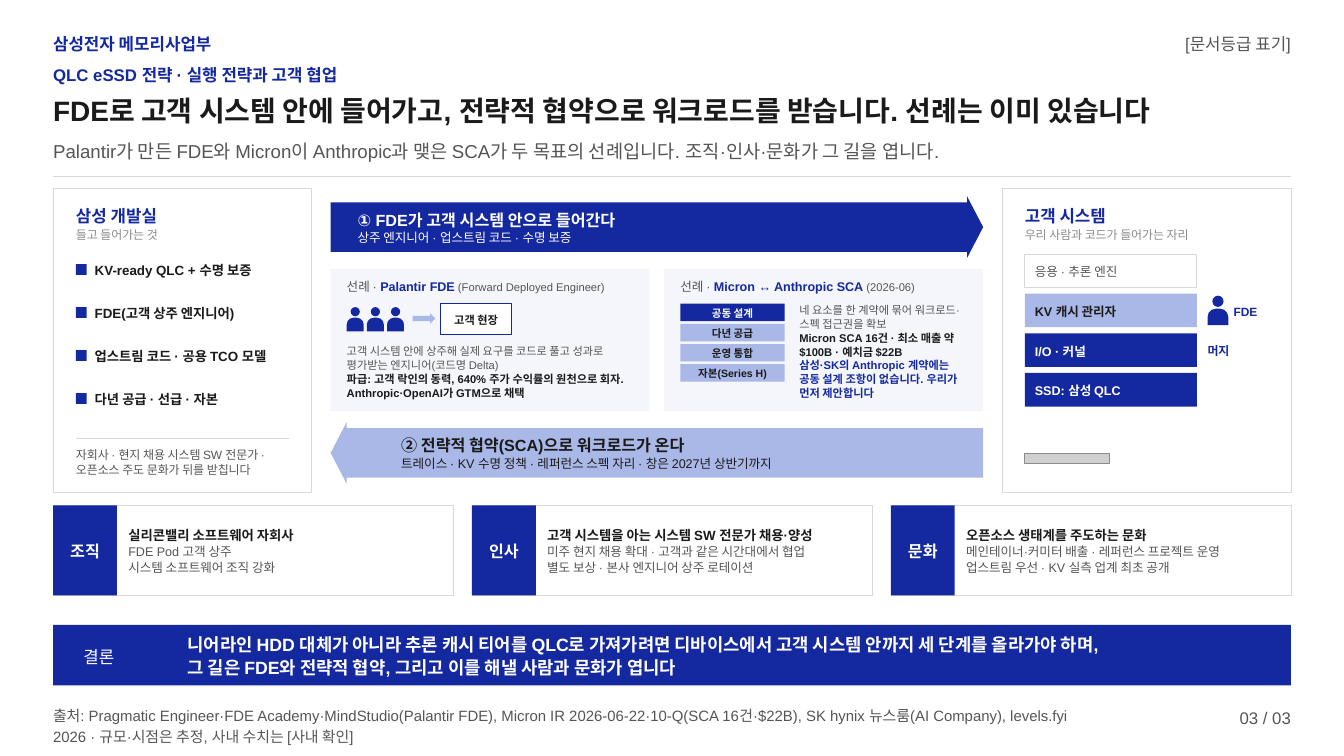
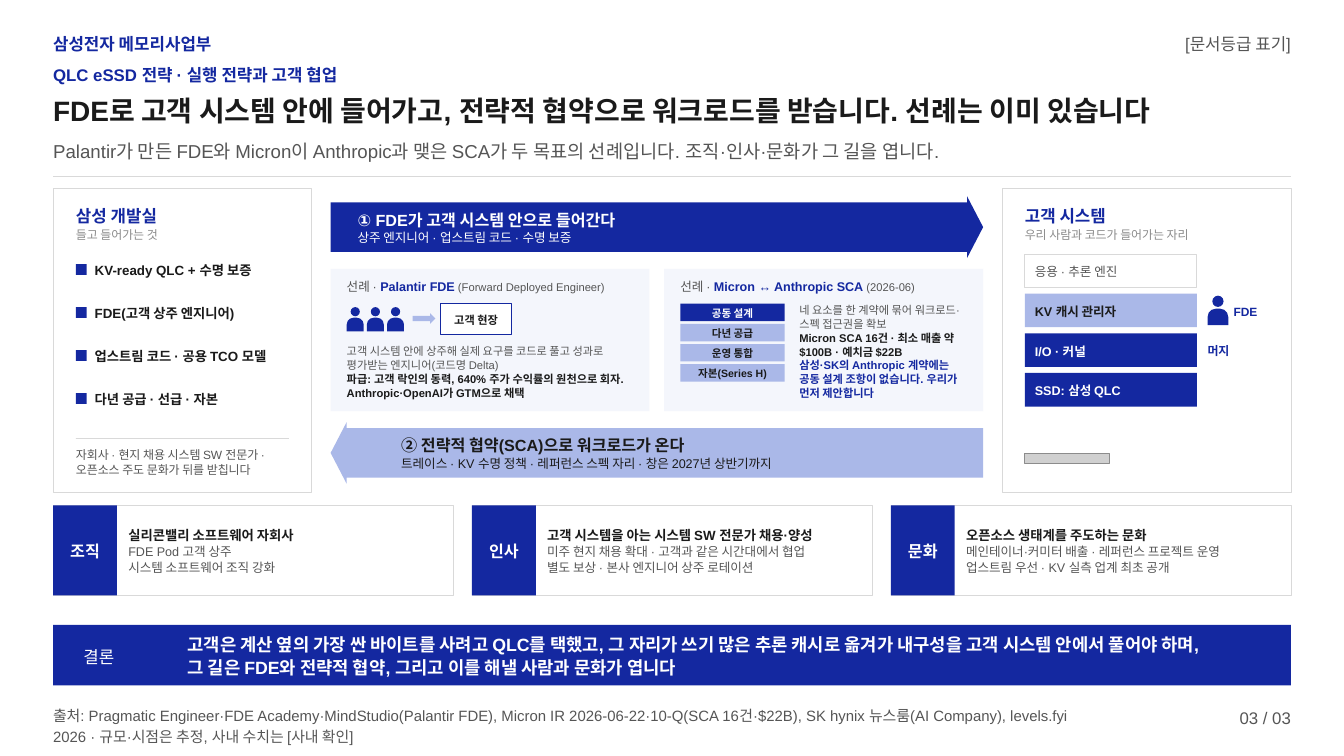
Before and after one commit to k31001/action-learning, a slide deck: slide 3 of outputs/presentation/qlc-ssd-strategy.pptx. Drawn at 1344x756 pixels with LibreOffice and Linux fonts; fonts in the diff are those of the drawing; grey boxes stand for pictures; background and template pictures are left out. Boxes give left, top, right and bottom in pixels: in the first picture for what was removed or moved away, otherwise in the second. Text is boxed around its words. In the diff, an @@ line names an element or a change of style, - is before the commit and + after.

```diff
--- a/outputs/presentation/qlc-ssd-strategy.pptx
+++ b/outputs/presentation/qlc-ssd-strategy.pptx
@@ text at <box>187,636,1199,655</box>: text changed @@
-니어라인 HDD 대체가 아니라 추론 캐시 티어를 QLC로 가져가려면 디바이스에서 고객 시스템 안까지 세 단계를 올라가야 하며,
+고객은 계산 옆의 가장 싼 바이트를 사려고 QLC를 택했고, 그 자리가 쓰기 많은 추론 캐시로 옮겨가 내구성을 고객 시스템 안에서 풀어야 하며,
```
Also in this commit, not shown: 2 other slides changed, 9 other files.
